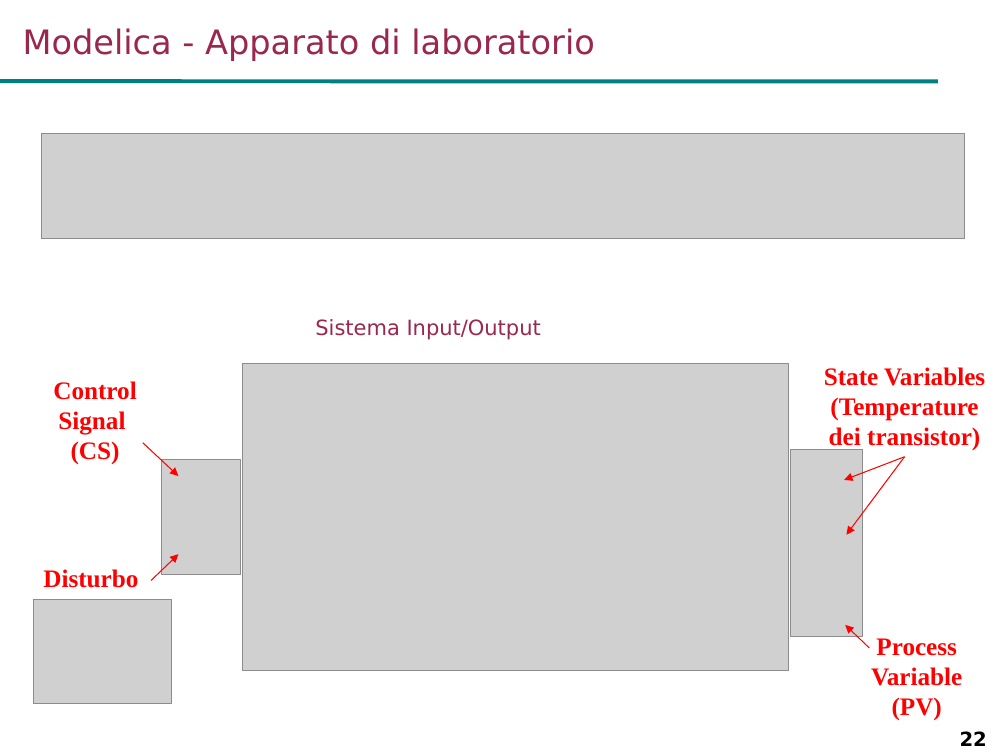
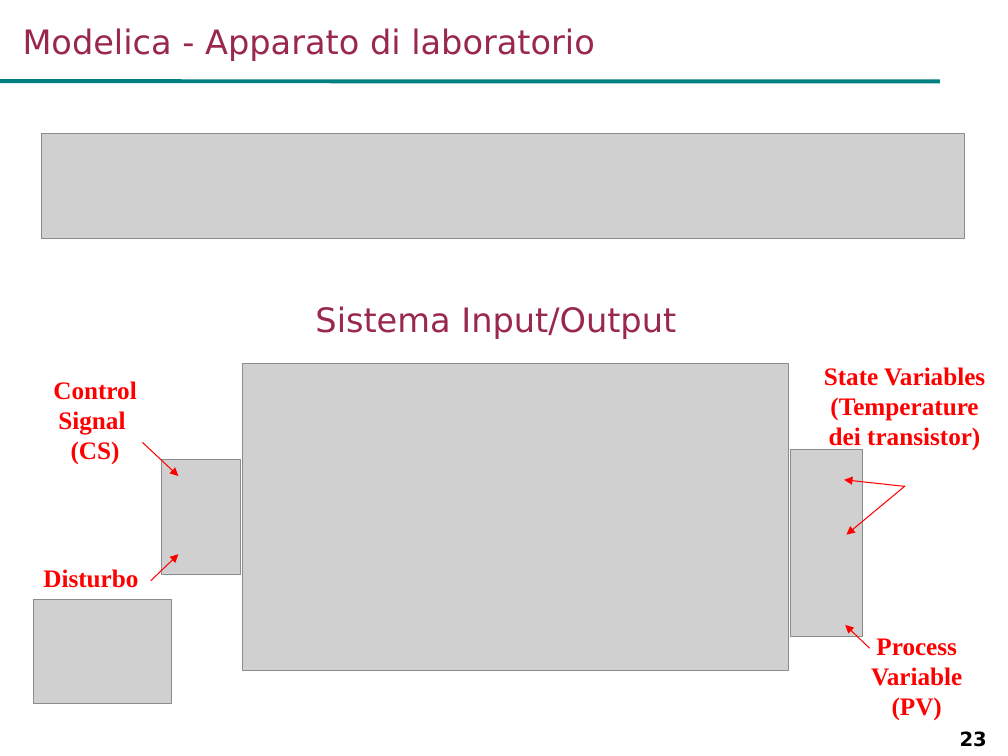
Before and after one commit to looms-polimi/FdA_Lab, a slide deck: slide 23 of FdA_courseware/FdA_Lab1.ppt (slide 22 before the commit). Drawn at 1008x756 pixels with LibreOffice and Linux fonts; fonts in the diff are those of the drawing; grey boxes stand for pictures; background and template pictures are left out. Boxes give left, top, right and bottom in pixels: in the first picture for what was removed or moved away, otherwise in the second. Text is boxed around its words. In the diff, an @@ line names an element or a change of style, - is before the commit and + after.

```diff
--- a/FdA_courseware/FdA_Lab1.ppt
+++ b/FdA_courseware/FdA_Lab1.ppt
@@ text "Sistema Input/Output" at bbox=[315, 306, 676, 339]: size 15 to 24 pt; line spacing 0.69 to 0.89 @@
@@ arrow moved from (904, 457) - (844, 480) to (905, 487) - (844, 480) @@
@@ arrow moved from (904, 457) - (847, 534) to (904, 486) - (847, 534) @@
@@ page number at bbox=[960, 731, 987, 747]: text changed @@
-22
+23
```
Also in this commit, not shown: 14 other slides changed, 1 slide added, 4 other files.
